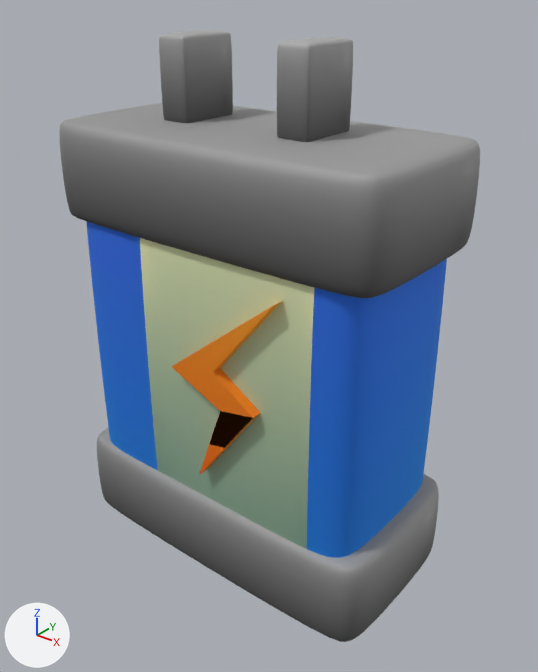
Renders of the FBX model Assets/Art/FBXs/Battery.fbx from each side of a commit.
One viewpoint serves both versions: a camera (50 mm lens) standing at (4.42, -5.35, 5.86) and looking at (0.14, 0.0, 2.54). The axes (+X, +Y, +Z) are drawn at lower left. The lights are the same throughout.

Objects in the first picture: 'Battery'.
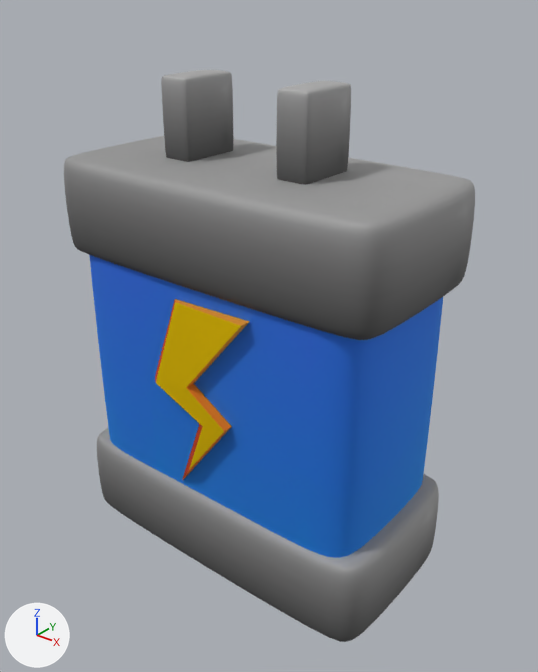
Changed parts and their boxes [x1, y1, x2, y2] in the pictures (538 x 672 px; the box of a moved part takes in the faces that stretch with it):
'Battery', reshaped (7% shorter)
    before: [59, 30, 480, 642]
    after: [64, 70, 475, 642]
part 1 of me_plane_004, moved or reshaped
    before: [59, 103, 480, 298]
    after: [64, 136, 475, 340]
part 2 of me_plane_004, rebuilt (14% narrower)
    before: [172, 301, 282, 475]
    after: [155, 299, 249, 480]
part 3 of me_plane_004, moved or reshaped
    before: [159, 30, 233, 123]
    after: [161, 70, 234, 162]
part 4 of me_plane_004, moved or reshaped
    before: [277, 37, 353, 142]
    after: [276, 81, 351, 185]
part 5 of me_plane_004, surface changed
    both: [142, 273, 313, 549]

What changed in the scene script:
```text
Change me_plane_004:
    used by ob_battery; location = (0.0, 0.0, 0.0)
    remove me_plane_004.from_pydata(...)  # 10788 vertices, 10764 faces; spans x -1.9..1.9, y -1.01..0.99, z 0.01..5.38
    add me_plane_004.from_pydata(...)  # 9928 vertices, 9904 faces; spans x -1.9..1.9, y -1.01..0.99, z 0.01..5.03
    me_plane_004 part 1: the loose piece of 866 vertices spanning x -1.9..1.9, y -0.99..0.99, z 3.61..4.62 is moved by (0.0, 0.0, -0.35)
    me_plane_004 part 2: the loose piece of 12 vertices spanning x -0.25..1.0, y -1.01..-0.76, z 1.35..3.45 is rebuilt with 18 vertices and now spans x -0.6..0.64, y -1.01..-0.7, z 1.06..3.17
    me_plane_004 part 3: 584 vertices moved from x -0.9..-0.55, y -0.34..0.34, z 4.58..5.37 to x -0.9..-0.54, y -0.34..0.34, z 4.23..5.03; 282 vertices removed from x -0.9..-0.54, y -0.34..0.34, z 4.58..5.38; 282 vertices added at x -0.89..-0.55, y -0.33..0.33, z 4.23..5.03
    me_plane_004 part 4: 606 vertices moved from x 0.46..0.82, y -0.34..0.34, z 4.58..5.37 to x 0.46..0.82, y -0.34..0.34, z 4.24..5.03; 260 vertices removed from x 0.46..0.81, y -0.34..0.34, z 4.58..5.38; 260 vertices added at x 0.47..0.8, y -0.33..0.33, z 4.23..5.03
    me_plane_004 part 5: 958 kept faces spanning x -0.9..1.3, y -0.9..0.9, z 0.22..5.02 get new texture (UV) coordinates
```
